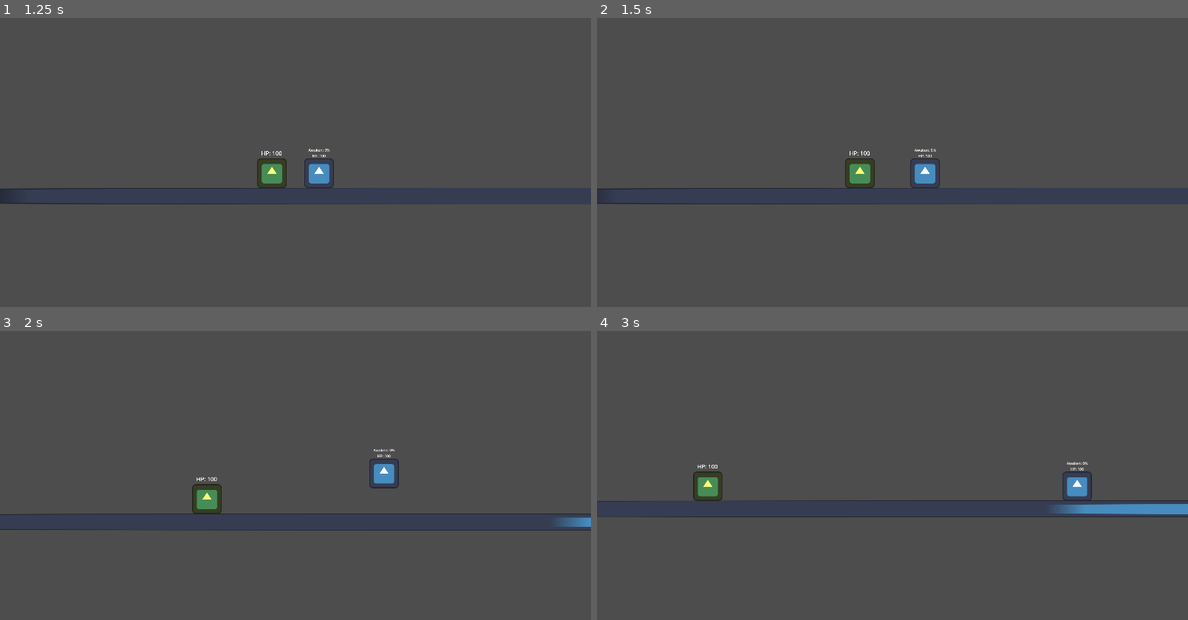
Above: before the commit, frames 1-4 (two rows, left to right).
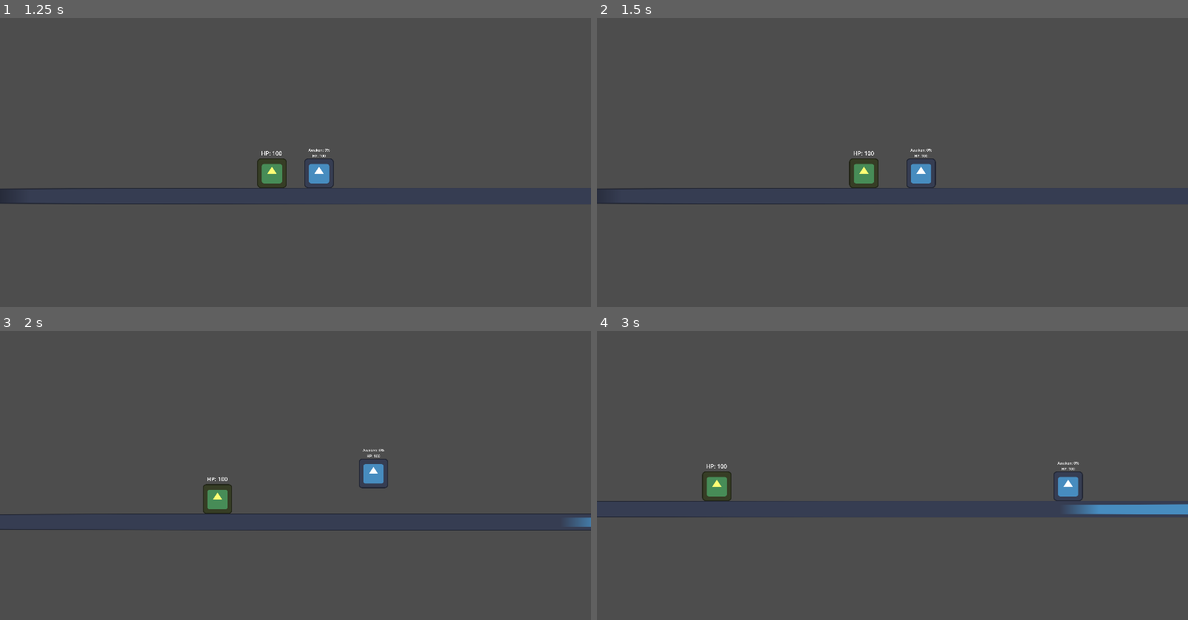
Above: after the commit, the same moments.

Repository: EnderMaster77/animeverse
Game: Godot game, scene res://Scenes/Menus/MainMenu.tscn
Two runs of this game, one before a commit and one after it. Both use one fixed random seed, a clock stepped at 60 frames per second and the inputs below. The engine's default icon, where the game draws it, is replaced by a stand-in: a white triangle on a blue panel in a dark square.
Inputs (mouse positions are in pixels of both pictures, inside the frame that each line leads up to):
- Up to frame 1 (1.25 s): click "Play Local" at 0.5 s
- Up to frame 2 (1.5 s): tap Enter at 1.25 s; move the mouse to (1022, 156) at 1.27 s; hold D (Right) from 1.28 s (still down); right-click (1022, 156) at 1.35 s
- Up to frame 3 (2 s): keep holding D (Right); tap Space (Jump) at 1.52 s; tap 1 (Heavy1) at 1.55 s
- Up to frame 4 (3 s): move the mouse to (774, 501) at 2.02 s; tap 1 (Heavy1) at 2.1 s; tap Space (Jump) at 2.27 s; tap 2 (Heavy2) at 2.3, 2.85 s; move the mouse to (951, 411) at 2.77 s; release D (Right) at 2.78 s; hold A (Left) from 2.78 s (still down)

Frame 1 is identical in both runs. In frame 2, 0.5% of the frame differs, in the area x 42-58%, y 45-59%; in frame 3, 1.1%; in frame 4, 1.5%, in the area x 0-100%, y 45-65%.

Commit message:
Added hit lag.

Diff:
--- a/Scenes/Components/attackhb.tscn
+++ b/Scenes/Components/attackhb.tscn
@@ -26,6 +26,7 @@
 script = ExtResource("1_bkyo3")
 attack_duration = 0.05
 cooldown_duration = 0.02
+hit_lag_duration = 0.05
 
 [node name="CollisionShape2D" type="CollisionShape2D" parent="."]
 position = Vector2(10, 0)
@@ -36,6 +37,9 @@
 one_shot = true
 
 [node name="CDtimer" type="Timer" parent="."]
+one_shot = true
+
+[node name="hitlag" type="Timer" parent="."]
 one_shot = true
 
 [node name="Sprite2D" type="Sprite2D" parent="."]
@@ -53,4 +57,5 @@
 [connection signal="area_entered" from="." to="." method="_on_area_entered"]
 [connection signal="timeout" from="ATKtimer" to="." method="_on_timer_timeout"]
 [connection signal="timeout" from="CDtimer" to="." method="_on_cdtimer_timeout"]
+[connection signal="timeout" from="hitlag" to="." method="_on_hitlag_timeout"]
 [connection signal="timeout" from="windup" to="." method="_on_windup_timeout"]
--- a/Scripts/attackhb.gd
+++ b/Scripts/attackhb.gd
@@ -7,8 +7,9 @@
 @export var stun_duration: float = 0.1 ## Amount of time recipient cannot move or fight back in seconds.
 @export var cooldown_duration: float = 0.05 ## Amount of time it takes to be able to use a move again.
 @export var attack_startup_duration: float = 0.0 ## Amount of time before attack happens after the player clicks.
-@export var move_speed_multiplier: float = 1.0 ## Amount that speed will be multiplied during the attack. Speed multiplier applies during attack windup.
+@export var hit_lag_duration: float = 0.1 ## Amount of time the player is stunned during the attack.
 
+#@export var speed_multiplier:Vector2 = Vector2(1.0,1.0) ## Multiplies your speed by this number during the attack. Set number to a decimal to make the character go slower.
 
 @export var auto_transition: bool = true ## Automatically starts the attack in the attack transition variable. If off, the next attack will trigger after the player presses the same key to use this move again.
 @export var attack_transition: attackhb ## The next hitbox in the chain of attacks.
@@ -21,6 +22,7 @@
 	$ATKtimer.wait_time = attack_duration
 	$CDtimer.wait_time = cooldown_duration
 	$windup.wait_time = attack_startup_duration
+	$hitlag.wait_time = hit_lag_duration
 @rpc("any_peer","call_local")
 func atk():
 	if attack_startup_duration ==0:
@@ -31,6 +33,8 @@
 		monitoring = false
 		character.modulate = Color(0.5,0.5,0,1)
 		$windup.start()
+	character.stunned = true
+	$hitlag.start()
 
 
 func _on_area_entered(area: Area2D) -> void:
@@ -59,8 +63,12 @@
 
 
 func _on_windup_timeout():
-	get_parent().get_parent().get_parent().modulate = Color(1,1,1,1)
+	character.modulate = Color(1,1,1,1)
 	monitorable = true
 	monitoring = true
 	show()
 	$ATKtimer.start()
+
+
+func _on_hitlag_timeout():
+	character.stunned = false
--- a/Scripts/attackmanager.gd
+++ b/Scripts/attackmanager.gd
@@ -2,9 +2,13 @@
 class_name attackmanager
 var attacks: Array
 
+@onready var character: CharacterBody2D = get_parent().get_parent()
+
 @export var first_attack: attackhb ## Set this to the first hitbox in the attack.
 @export var cleartime: float = 1.0 ## If attack transitions are not set to automatic, if you do not attack within this time frame, it will reset back to attack 1.
 @export var full_cd_duration: float = 5.0 ## Duration that this move cannot be used. Other moves may be used.
+
+var vel_mult
 
 var current_attack: attackhb
 var ready_to_attack: bool = true
@@ -21,9 +25,11 @@
 	$cleartimer.start()
 	current_attack.monitoring = true
 	current_attack.monitorable = true
+	character.velocity
 	current_attack.atk()
 	attacking = true
 func _on__attack_complete(attack_transition, auto_transition):
+
 	if attack_transition != null:
 		current_attack = attack_transition
 		if attack_transition.auto_transition == true:
--- a/Scripts/character.gd
+++ b/Scripts/character.gd
@@ -80,7 +80,7 @@
 
 
 
-	if direction && stunned == false or is_dashing == true:
+	if (direction or is_dashing == true) && stunned == false:
 		if Input.is_action_just_pressed("Dash") && is_dashing == false && can_dash == true:
 			is_dashing = true
 			can_dash = false
--- a/Scripts/player_hitbox.gd
+++ b/Scripts/player_hitbox.gd
@@ -15,6 +15,5 @@
 		get_parent().velocity = atk.knockback * Vector2(-1,1)
 
 
-
 func _on_stuntimer_timeout():
 	get_parent().stunned = false
